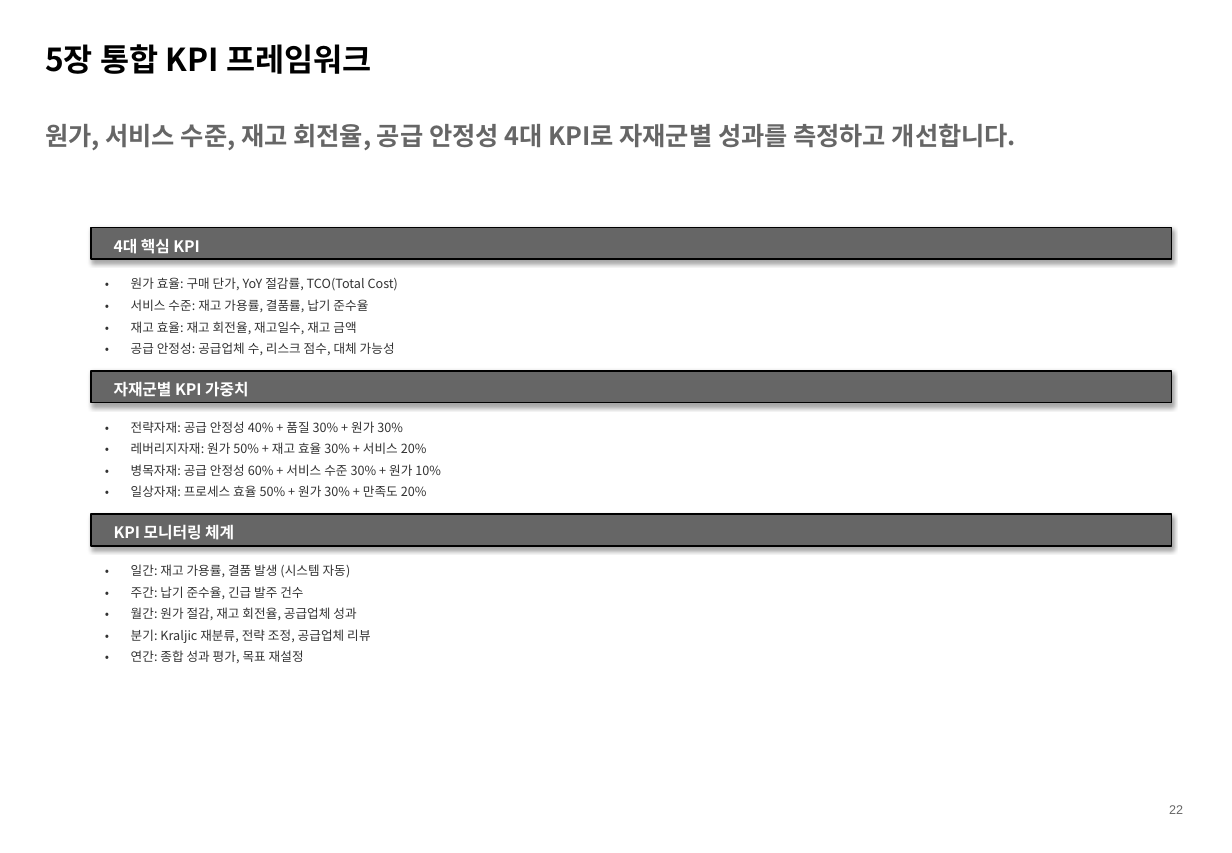
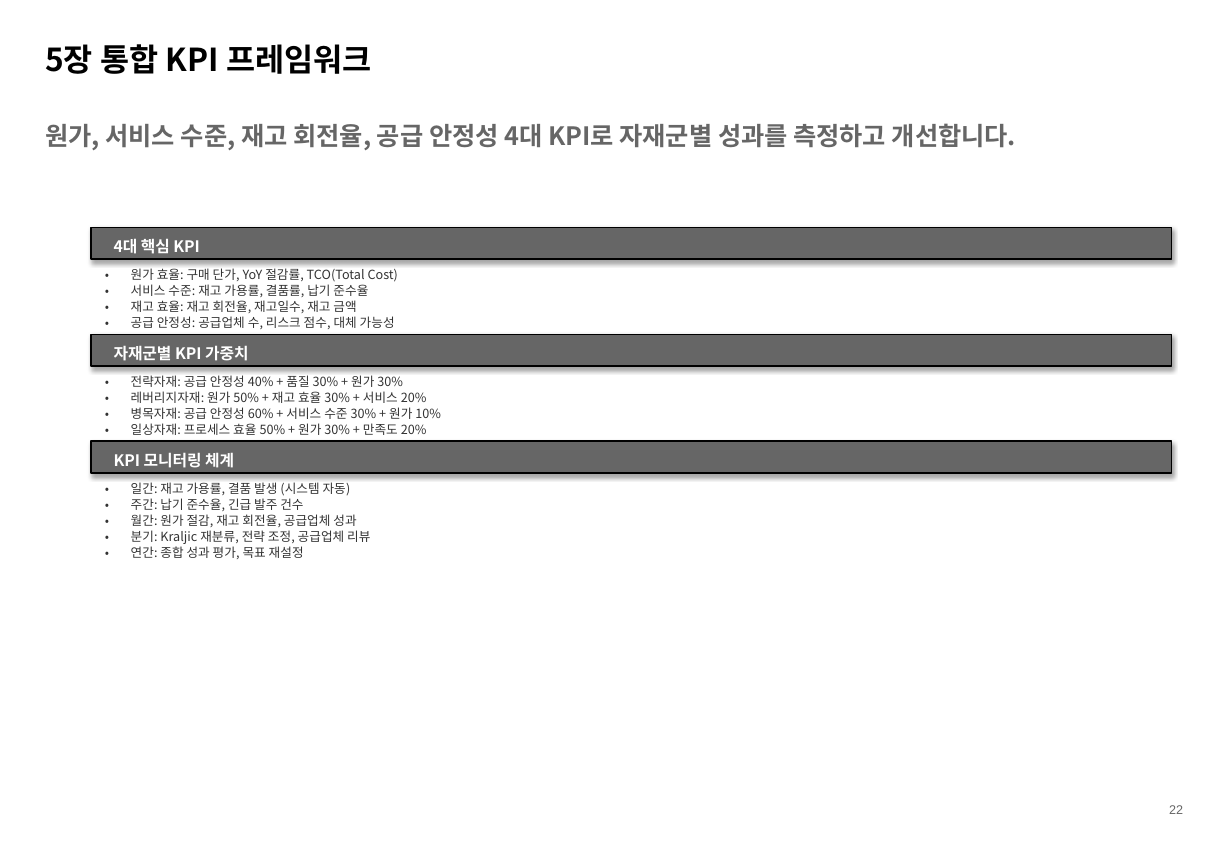
Before and after one commit to TurtleLEE-teacher/Kraljic_Course, a slide deck: slide 22 of PPTX_RESULT/Part1_Session1_StrategicInventory.pptx. Drawn at 1232x853 pixels with LibreOffice and Linux fonts; fonts in the diff are those of the drawing. Boxes give left, top, right and bottom in pixels: in the first picture for what was removed or moved away, otherwise in the second. Text is boxed around its words. In the diff, an @@ line names an element or a change of style, - is before the commit and + after.

```diff
--- a/PPTX_RESULT/Part1_Session1_StrategicInventory.pptx
+++ b/PPTX_RESULT/Part1_Session1_StrategicInventory.pptx
@@ text "•": place and size @@
-text "•" at box(102, 271, 116, 289)
+text "•" at box(102, 262, 116, 278)
@@ text "원가 효율: 구매 단가, YoY ...": place and size @@
-text "원가 효율: 구매 단가, YoY ..." at box(131, 277, 398, 291)
+text "원가 효율: 구매 단가, YoY ..." at box(131, 268, 398, 282)
@@ text "•": place and size @@
-text "•" at box(102, 314, 116, 332)
+text "•" at box(102, 293, 116, 309)
@@ text "•" rewrapped from box(102, 292, 116, 311) to box(102, 278, 116, 293) @@
@@ text "서비스 수준: 재고 가용률, 결품률, ...": place and size @@
-text "서비스 수준: 재고 가용률, 결품률, ..." at box(131, 299, 368, 312)
+text "서비스 수준: 재고 가용률, 결품률, ..." at box(131, 284, 368, 297)
@@ text "재고 효율: 재고 회전율, 재고일수, ...": place and size @@
-text "재고 효율: 재고 회전율, 재고일수, ..." at box(131, 321, 356, 334)
+text "재고 효율: 재고 회전율, 재고일수, ..." at box(131, 300, 356, 313)
@@ text "•": place and size @@
-text "•" at box(102, 336, 116, 354)
+text "•" at box(102, 309, 116, 325)
@@ text "공급 안정성: 공급업체 수, 리스크 ...": place and size @@
-text "공급 안정성: 공급업체 수, 리스크 ..." at box(131, 342, 395, 355)
+text "공급 안정성: 공급업체 수, 리스크 ..." at box(131, 316, 395, 329)
@@ rectangle: place and size @@
-rectangle at box(91, 371, 1172, 403)
+rectangle at box(91, 334, 1172, 366)
@@ text "자재군별 KPI 가중치": place and size @@
-text "자재군별 KPI 가중치" at box(114, 382, 249, 397)
+text "자재군별 KPI 가중치" at box(114, 346, 249, 361)
@@ text "•": place and size @@
-text "•" at box(102, 414, 116, 432)
+text "•" at box(102, 369, 116, 385)
@@ text "•": place and size @@
-text "•" at box(102, 436, 116, 454)
+text "•" at box(102, 385, 116, 400)
@@ text "전략자재: 공급 안정성 40% + ...": place and size @@
-text "전략자재: 공급 안정성 40% + ..." at box(131, 421, 403, 433)
+text "전략자재: 공급 안정성 40% + ..." at box(131, 375, 403, 387)
@@ text "레버리지자재: 원가 50% + 재고 ...": place and size @@
-text "레버리지자재: 원가 50% + 재고 ..." at box(131, 442, 427, 454)
+text "레버리지자재: 원가 50% + 재고 ..." at box(131, 391, 427, 403)
@@ text "•": place and size @@
-text "•" at box(102, 457, 116, 476)
+text "•" at box(102, 400, 116, 416)
@@ text "•": place and size @@
-text "•" at box(102, 479, 116, 497)
+text "•" at box(102, 416, 116, 432)
@@ text "병목자재: 공급 안정성 60% + ...": place and size @@
-text "병목자재: 공급 안정성 60% + ..." at box(131, 464, 441, 476)
+text "병목자재: 공급 안정성 60% + ..." at box(131, 407, 441, 419)
@@ text "일상자재: 프로세스 효율 50% + ...": place and size @@
-text "일상자재: 프로세스 효율 50% + ..." at box(131, 485, 427, 497)
+text "일상자재: 프로세스 효율 50% + ..." at box(131, 423, 427, 435)
@@ rectangle: place and size @@
-rectangle at box(91, 514, 1172, 546)
+rectangle at box(91, 441, 1172, 473)
@@ text "KPI 모니터링 체계": place and size @@
-text "KPI 모니터링 체계" at box(114, 525, 234, 540)
+text "KPI 모니터링 체계" at box(114, 453, 234, 468)
@@ text "•" rewrapped from box(102, 557, 116, 576) to box(102, 476, 116, 491) @@
@@ text "일간: 재고 가용률, 결품 발생 ...": place and size @@
-text "일간: 재고 가용률, 결품 발생 ..." at box(131, 564, 351, 578)
+text "일간: 재고 가용률, 결품 발생 ..." at box(131, 482, 351, 496)
@@ text "•": place and size @@
-text "•" at box(102, 579, 116, 597)
+text "•" at box(102, 491, 116, 507)
@@ text "•": place and size @@
-text "•" at box(102, 601, 116, 619)
+text "•" at box(102, 507, 116, 523)
@@ text "주간: 납기 준수율, 긴급 발주 ...": place and size @@
-text "주간: 납기 준수율, 긴급 발주 ..." at box(131, 586, 303, 599)
+text "주간: 납기 준수율, 긴급 발주 ..." at box(131, 498, 303, 511)
@@ text "월간: 원가 절감, 재고 회전율, ...": place and size @@
-text "월간: 원가 절감, 재고 회전율, ..." at box(131, 607, 356, 620)
+text "월간: 원가 절감, 재고 회전율, ..." at box(131, 514, 356, 527)
@@ text "•": place and size @@
-text "•" at box(102, 622, 116, 640)
+text "•" at box(102, 523, 116, 539)
@@ text "•": place and size @@
-text "•" at box(102, 644, 116, 662)
+text "•" at box(102, 539, 116, 555)
@@ text "분기: Kraljic 재분류, 전략 조정, ...": place and size @@
-text "분기: Kraljic 재분류, 전략 조정, ..." at box(131, 629, 370, 643)
+text "분기: Kraljic 재분류, 전략 조정, ..." at box(131, 530, 370, 544)
@@ text "연간: 종합 성과 평가, 목표 ...": place and size @@
-text "연간: 종합 성과 평가, 목표 ..." at box(131, 650, 304, 663)
+text "연간: 종합 성과 평가, 목표 ..." at box(131, 546, 304, 559)
```
Also in this commit, not shown: 12 other slides changed, 1 other file.
